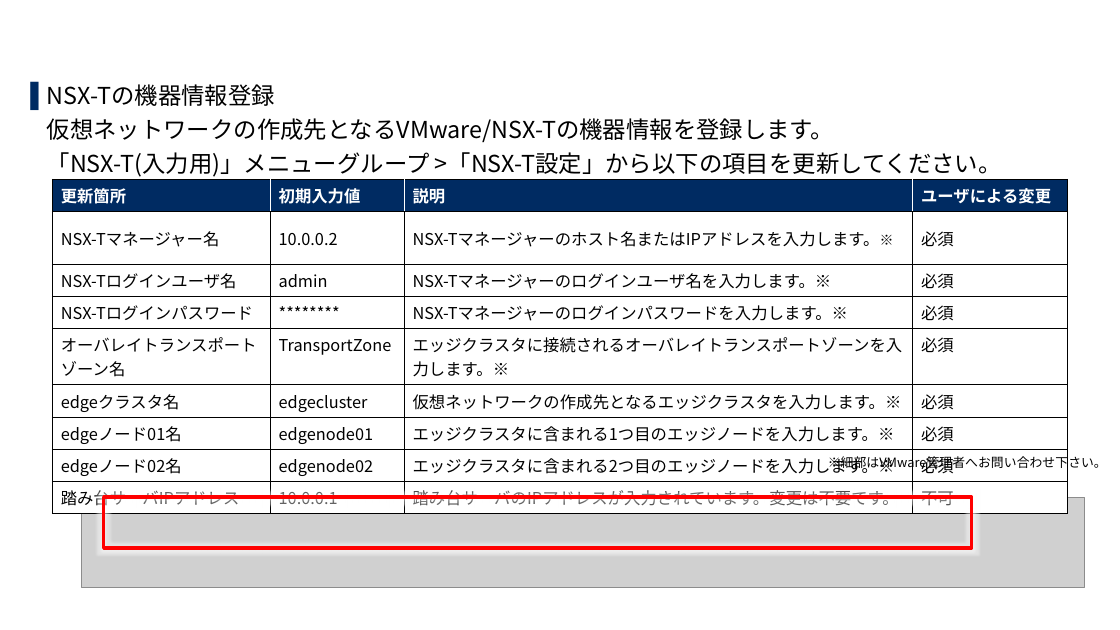
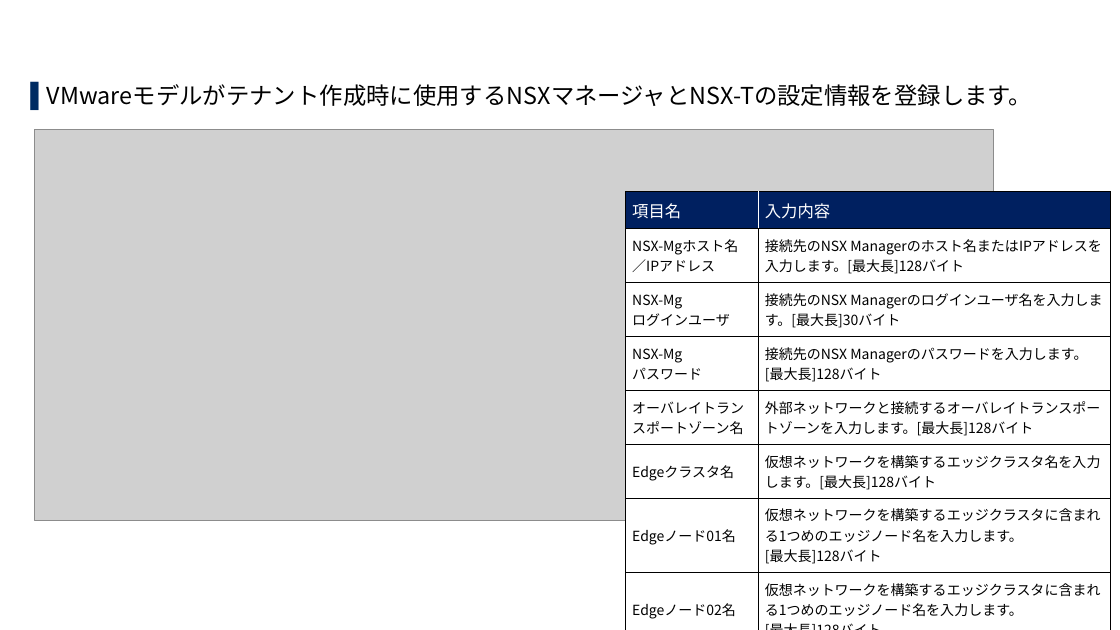
Before and after one commit to exastro-suite/SettingSamples-VMware, a slide deck: slide 29 of docs/setting-samples-vmware-install_ja.pptx (slide 19 before the commit). Drawn at 1120x630 pixels with LibreOffice and Linux fonts; fonts in the diff are those of the drawing; grey boxes stand for pictures; background and template pictures are left out. Boxes give left, top, right and bottom in pixels: in the first picture for what was removed or moved away, otherwise in the second. Text is boxed around its words. In the diff, an @@ line names an element or a change of style, - is before the commit and + after.

```diff
--- a/docs/setting-samples-vmware-install_ja.pptx
+++ b/docs/setting-samples-vmware-install_ja.pptx
@@ text at (47, 84, 1032, 106): text changed @@
-▌ NSX-Tの機器情報登録
-仮想ネットワークの作成先となるVMware/NSX-Tの機器情報を登録します。
-「NSX-T(入力用)」メニューグループ >「NSX-T設定」から以下の項目を更新してください。
+▌ VMwareモデルがテナント作成時に使用するNSXマネージャとNSX-Tの設定情報を登録します。
@@ picture added at (34, 129, 994, 521) @@
@@ table at (626, 192, 1112, 623) @@
-更新箇所 | 初期入力値 | 説明 | ユーザによる変更
-NSX-Tマネージャー名 | 10.0.0.2 | NSX-Tマネージャーのホスト名またはIPアドレスを入力します。※ | 必須
-NSX-Tログインユーザ名 | admin | NSX-Tマネージャーのログインユーザ名を入力します。※ | 必須
-NSX-Tログインパスワード | ******** | NSX-Tマネージャーのログインパスワードを入力します。※ | 必須
-オーバレイトランスポートゾーン名 | TransportZone | エッジクラスタに接続されるオーバレイトランスポートゾーンを入力します。※ | 必須
-edgeクラスタ名 | edgecluster | 仮想ネットワークの作成先となるエッジクラスタを入力します。※ | 必須
-edgeノード01名 | edgenode01 | エッジクラスタに含まれる1つ目のエッジノードを入力します。※ | 必須
-edgeノード02名 | edgenode02 | エッジクラスタに含まれる2つ目のエッジノードを入力します。※ | 必須
-踏み台サーバIPアドレス | 10.0.0.1 | 踏み台サーバのIPアドレスが入力されています。変更は不要です。 | 不可
+項目名 | 入力内容
+NSX-Mgホスト名 / ／IPアドレス | 接続先のNSX Managerのホスト名またはIPアドレスを入力します。[最大長]128バイト
+NSX-Mg / ログインユーザ | 接続先のNSX Managerのログインユーザ名を入力します。[最大長]30バイト
+NSX-Mg / パスワード | 接続先のNSX Managerのパスワードを入力します。 / [最大長]128バイト
+オーバレイトランスポートゾーン名 | 外部ネットワークと接続するオーバレイトランスポートゾーンを入力します。[最大長]128バイト
+Edgeクラスタ名 | 仮想ネットワークを構築するエッジクラスタ名を入力します。[最大長]128バイト
+Edgeノード01名 | 仮想ネットワークを構築するエッジクラスタに含まれる1つめのエッジノード名を入力します。 / [最大長]128バイト
+Edgeノード02名 | 仮想ネットワークを構築するエッジクラスタに含まれる1つめのエッジノード名を入力します。 / [最大長]128バイト
@@ table: place and size @@
-table at (52, 180, 1066, 514)
+table at (626, 192, 1112, 623)
@@ rectangle removed at (823, 212, 891, 227) @@
@@ text removed at (828, 454, 1107, 472) @@
-※細部はVMware管理者へお問い合わせ下さい。
@@ picture removed at (82, 497, 1085, 588) @@
@@ rectangle removed at (103, 497, 971, 549) @@
```
Also in this commit, not shown: 14 other slides changed, 28 slides added, 17 slides removed, 3 other files.
